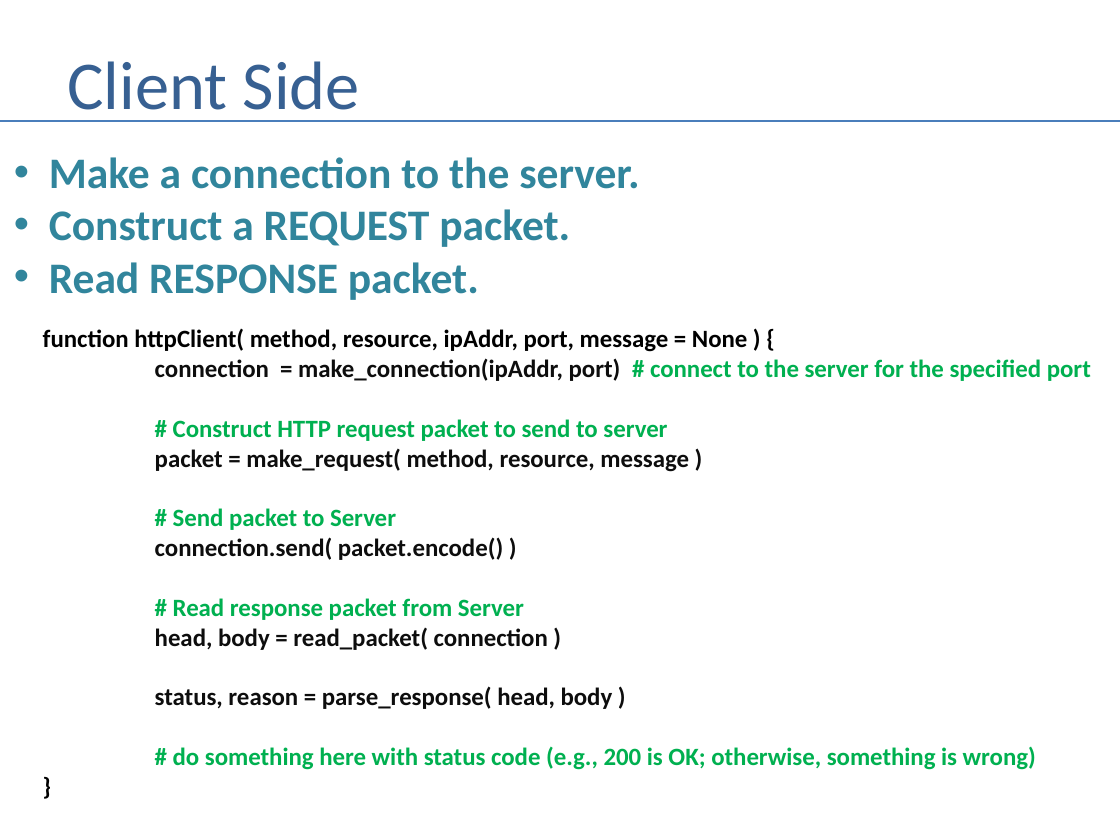
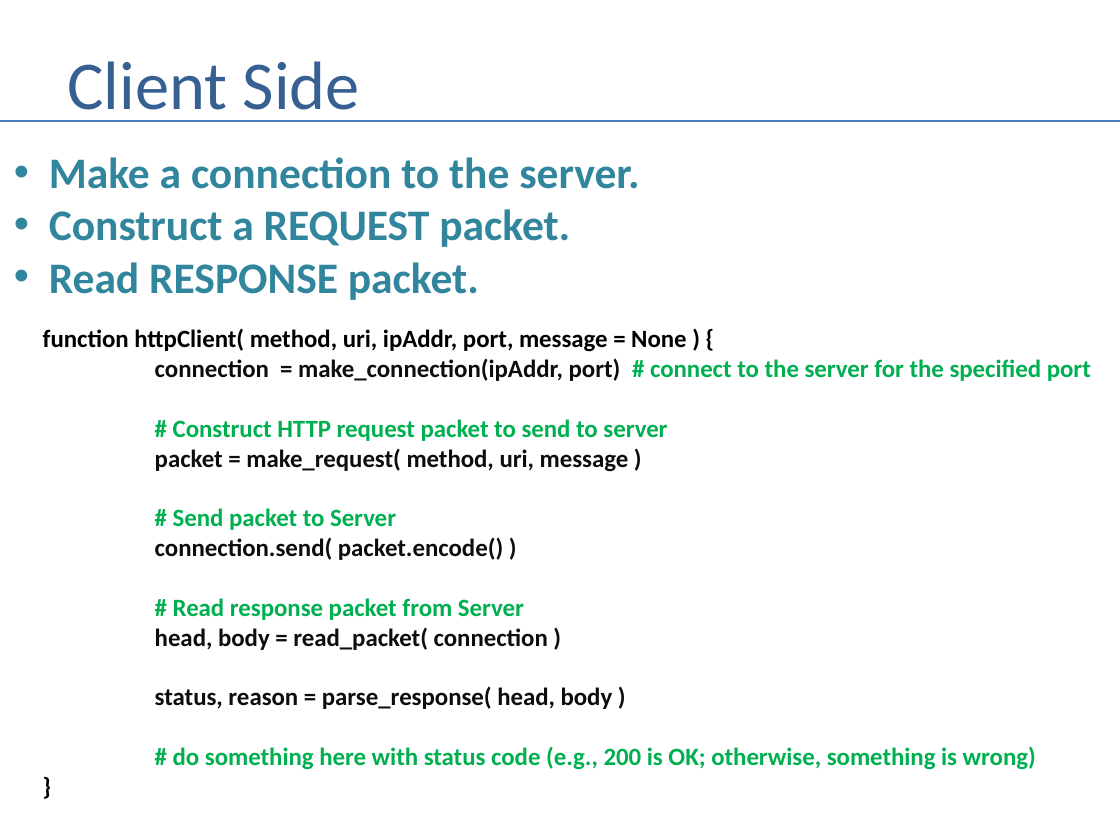
Before and after one commit to andrewferlitsch/Portland-Data-Science-Group, a slide deck: slide 20 of Presentations/CS - HTTP.pptx. Drawn at 1120x840 pixels with LibreOffice and Linux fonts; fonts in the diff are those of the drawing. Boxes give left, top, right and bottom in pixels: in the first picture for what was removed or moved away, otherwise in the second. Text is boxed around its words. In the diff, an @@ line names an element or a change of style, - is before the commit and + after.

Commit message:
updates to HTTP Server

```diff
--- a/Presentations/CS - HTTP.pptx
+++ b/Presentations/CS - HTTP.pptx
@@ text at (x1=43, y1=328, x2=686, y2=352): text changed @@
-function httpClient( method, resource, ipAddr, port, message = None ) {
+function httpClient( method, uri, ipAddr, port, message = None ) {
@@ text at (x1=155, y1=449, x2=629, y2=472): text changed @@
-packet = make_request( method, resource, message )
+packet = make_request( method, uri, message )
```
Also in this commit, not shown: 5 other slides changed.
